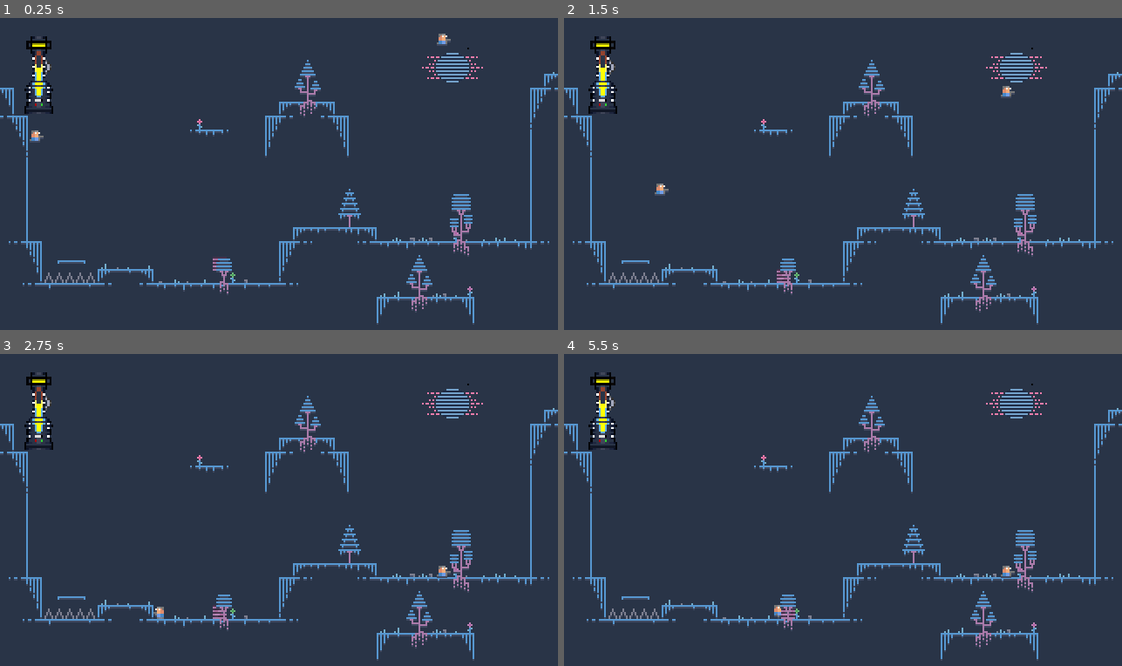
Above: before the commit, frames 1-4 (two rows, left to right).
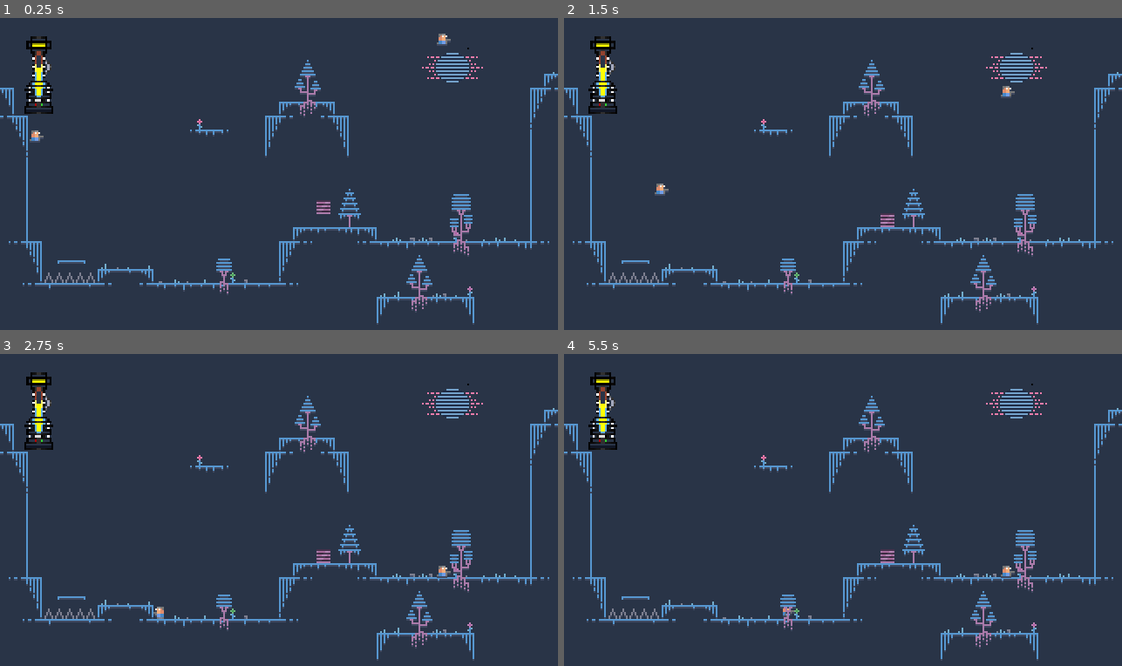
Above: after the commit, the same moments.

Repository: ddorn/gravity
Game: Godot game, scene res://World.tscn
Two runs of this game, one before a commit and one after it. Both use one fixed random seed, a clock stepped at 60 frames per second and the inputs below.
Inputs:
- Up to frame 1 (0.25 s): no input
- Up to frame 2 (1.5 s): hold Right (ui_right) from 0.53 s (still down); tap Up (ui_up) at 0.77 s
- Up to frame 3 (2.75 s): tap Up (ui_up) at 1.52 s; release Right (ui_right) at 2.03 s; hold Left (ui_left) from 2.03 s (still down)
- Up to frame 4 (5.5 s): tap Enter at 2.75 s; release Left (ui_left) at 2.78 s; hold Right (ui_right) 2.78-4.28 s; tap Up (ui_up) at 3.02, 3.77, 4.52 s; hold Left (ui_left) 4.28-5.03 s; hold Right (ui_right) from 5.03 s (still down)

The runs differ from the first frame. In frame 1, 0.4% of the frame differs, in the area x 4-60%, y 5-82%; in frame 2, 0.4%; in frame 3, 0.4%; in frame 4, 0.5%, in the area x 4-60%, y 5-85%.

Commit message:
5 niveau de gravité

Diff:
--- a/Interface/AnimationTree.gd
+++ b/Interface/AnimationTree.gd
@@ -10,7 +10,7 @@
 # Called when the node enters the scene tree for the first time.
 func _ready():
 	self.active=true
-	self['parameters/playback'].start("Mid_grav")
+	self['parameters/playback'].start("LVL3_grav")
 	pass # Replace with function body.
 
 
--- a/Interface/Interface.gd
+++ b/Interface/Interface.gd
@@ -3,9 +3,11 @@
 # Declare member variables here. Examples:
 # var a = 2
 # var b = "text"
-const B_LOW_GRAV = 100
-const B_MID_GRAV = 200
-const B_HIGH_GRAV = 400
+const B_LVL1_grav = 100
+const B_LVL2_grav = 150
+const B_LVL3_grav = 200
+const B_LVL4_grav = 300
+const B_LVL5_grav = 400
 
 onready var animGrav = $HBoxContainer/AnimGrav
 onready var animTreeGrav = $HBoxContainer/AnimTreeGrav
@@ -13,17 +15,22 @@
 # Called when the node enters the scene tree for the first time.
 func _ready():
 	animTreeGrav.active=true
-	animTreeGrav['parameters/playback'].start("Mid_grav")
-	_gravity_con_change(B_MID_GRAV)
+	animTreeGrav['parameters/playback'].start("LVL3_grav")
+	_gravity_con_change(B_LVL1_grav)
 
 func _gravity_con_change(new_gravity):
-	animTreeGrav['parameters/playback'].start("Mid_grav")
-	if new_gravity <= B_LOW_GRAV :
-		animTreeGrav['parameters/playback'].travel("Low_grav")
-	elif new_gravity <= B_MID_GRAV :
-		animTreeGrav['parameters/playback'].travel("Mid_grav")
-	elif new_gravity <= B_HIGH_GRAV :
-		animTreeGrav['parameters/playback'].travel("High_grav")
+	animTreeGrav['parameters/playback'].start("LVL3_grav")
+	if new_gravity <= B_LVL1_grav :
+		animTreeGrav['parameters/playback'].travel("LVL1_grav")
+	elif new_gravity <= B_LVL2_grav :
+		animTreeGrav['parameters/playback'].travel("LVL2_grav")
+	elif new_gravity <= B_LVL3_grav :
+		animTreeGrav['parameters/playback'].travel("LVL3_grav")
+	elif new_gravity <= B_LVL4_grav :
+		animTreeGrav['parameters/playback'].travel("LVL4_grav")
+	elif new_gravity <= B_LVL5_grav :
+		animTreeGrav['parameters/playback'].travel("LVL5_grav")
+	print("new_gravity :", new_gravity);
 
 
 
--- a/Interface/Interface.tscn
+++ b/Interface/Interface.tscn
@@ -1,12 +1,65 @@
-[gd_scene load_steps=19 format=2]
+[gd_scene load_steps=25 format=2]
 
 [ext_resource path="res://Interface/Interface.gd" type="Script" id=1]
 [ext_resource path="res://Interface/Tween.gd" type="Script" id=2]
-[ext_resource path="res://images/Gravitotron3.png" type="Texture" id=3]
+[ext_resource path="res://images/Gravity5.png" type="Texture" id=3]
 [ext_resource path="res://Interface/AnimationTree.gd" type="Script" id=4]
 
 [sub_resource type="Animation" id=1]
-resource_name = "High_grav"
+resource_name = "LVL1_grav"
+tracks/0/type = "value"
+tracks/0/path = NodePath("NinePatchRect/SpriteGrav:frame")
+tracks/0/interp = 1
+tracks/0/loop_wrap = true
+tracks/0/imported = false
+tracks/0/enabled = true
+tracks/0/keys = {
+"times": PoolRealArray( 0 ),
+"transitions": PoolRealArray( 1 ),
+"update": 1,
+"values": [ 0 ]
+}
+tracks/1/type = "value"
+tracks/1/path = NodePath("NinePatchRect:rect_position")
+tracks/1/interp = 1
+tracks/1/loop_wrap = true
+tracks/1/imported = false
+tracks/1/enabled = true
+tracks/1/keys = {
+"times": PoolRealArray( 0 ),
+"transitions": PoolRealArray( 1 ),
+"update": 0,
+"values": [ Vector2( 0, 0 ) ]
+}
+
+[sub_resource type="Animation" id=2]
+resource_name = "LVL2_grav"
+tracks/0/type = "value"
+tracks/0/path = NodePath("NinePatchRect/SpriteGrav:frame")
+tracks/0/interp = 1
+tracks/0/loop_wrap = true
+tracks/0/imported = false
+tracks/0/enabled = true
+tracks/0/keys = {
+"times": PoolRealArray( 0 ),
+"transitions": PoolRealArray( 1 ),
+"update": 1,
+"values": [ 1 ]
+}
+tracks/1/type = "value"
+tracks/1/path = NodePath("NinePatchRect:rect_position")
+tracks/1/interp = 1
+tracks/1/loop_wrap = true
+tracks/1/imported = false
+tracks/1/enabled = true
+tracks/1/keys = {
+"times": PoolRealArray( 0 ),
+"transitions": PoolRealArray( 1 ),
+"update": 0,
+"values": [ Vector2( 0, 0 ) ]
+}
+
+[sub_resource type="Animation" id=3]
 tracks/0/type = "value"
 tracks/0/path = NodePath("NinePatchRect/SpriteGrav:frame")
 tracks/0/interp = 1
@@ -32,98 +85,106 @@
 "values": [ Vector2( 0, 0 ) ]
 }
 
-[sub_resource type="Animation" id=2]
-resource_name = "Low_grav"
-tracks/0/type = "value"
-tracks/0/path = NodePath("NinePatchRect/SpriteGrav:frame")
-tracks/0/interp = 1
-tracks/0/loop_wrap = true
-tracks/0/imported = false
-tracks/0/enabled = true
-tracks/0/keys = {
-"times": PoolRealArray( 0 ),
-"transitions": PoolRealArray( 1 ),
-"update": 1,
-"values": [ 0 ]
-}
-tracks/1/type = "value"
-tracks/1/path = NodePath("NinePatchRect:rect_position")
-tracks/1/interp = 1
-tracks/1/loop_wrap = true
-tracks/1/imported = false
-tracks/1/enabled = true
-tracks/1/keys = {
-"times": PoolRealArray( 0 ),
-"transitions": PoolRealArray( 1 ),
-"update": 0,
-"values": [ Vector2( 0, 0 ) ]
-}
-
-[sub_resource type="Animation" id=3]
-resource_name = "Mid_grav"
-tracks/0/type = "value"
-tracks/0/path = NodePath("NinePatchRect/SpriteGrav:frame")
-tracks/0/interp = 1
-tracks/0/loop_wrap = true
-tracks/0/imported = false
-tracks/0/enabled = true
-tracks/0/keys = {
-"times": PoolRealArray( 0 ),
-"transitions": PoolRealArray( 1 ),
-"update": 1,
-"values": [ 1 ]
-}
-tracks/1/type = "value"
-tracks/1/path = NodePath("NinePatchRect:rect_position")
-tracks/1/interp = 1
-tracks/1/loop_wrap = true
-tracks/1/imported = false
-tracks/1/enabled = true
-tracks/1/keys = {
-"times": PoolRealArray( 0 ),
-"transitions": PoolRealArray( 1 ),
-"update": 0,
-"values": [ Vector2( 0, 0 ) ]
-}
-
-[sub_resource type="AnimationNodeAnimation" id=4]
-animation = "High_grav"
-
-[sub_resource type="AnimationNodeAnimation" id=5]
-animation = "Low_grav"
-
-[sub_resource type="AnimationNodeAnimation" id=6]
-animation = "Mid_grav"
-
-[sub_resource type="AnimationNodeStateMachineTransition" id=7]
-xfade_time = 0.1
-
-[sub_resource type="AnimationNodeStateMachineTransition" id=8]
-xfade_time = 0.1
-
-[sub_resource type="AnimationNodeStateMachineTransition" id=9]
-xfade_time = 0.1
-
-[sub_resource type="AnimationNodeStateMachineTransition" id=10]
-xfade_time = 0.1
-
-[sub_resource type="AnimationNodeStateMachineTransition" id=11]
-xfade_time = 0.1
-
-[sub_resource type="AnimationNodeStateMachineTransition" id=12]
-xfade_time = 0.1
-
-[sub_resource type="AnimationNodeStateMachine" id=13]
-states/High_grav/node = SubResource( 4 )
-states/High_grav/position = Vector2( 349, 151.5 )
-states/Low_grav/node = SubResource( 5 )
-states/Low_grav/position = Vector2( 209, 65.4375 )
-states/Mid_grav/node = SubResource( 6 )
-states/Mid_grav/position = Vector2( 489.5, 65.375 )
-transitions = [ "Low_grav", "Mid_grav", SubResource( 7 ), "Mid_grav", "Low_grav", SubResource( 8 ), "Mid_grav", "High_grav", SubResource( 9 ), "High_grav", "Mid_grav", SubResource( 10 ), "High_grav", "Low_grav", SubResource( 11 ), "Low_grav", "High_grav", SubResource( 12 ) ]
-start_node = "Mid_grav"
-
-[sub_resource type="AnimationNodeStateMachinePlayback" id=14]
+[sub_resource type="Animation" id=4]
+resource_name = "LVL4_grav"
+tracks/0/type = "value"
+tracks/0/path = NodePath("NinePatchRect/SpriteGrav:frame")
+tracks/0/interp = 1
+tracks/0/loop_wrap = true
+tracks/0/imported = false
+tracks/0/enabled = true
+tracks/0/keys = {
+"times": PoolRealArray( 0 ),
+"transitions": PoolRealArray( 1 ),
+"update": 1,
+"values": [ 3 ]
+}
+tracks/1/type = "value"
+tracks/1/path = NodePath("NinePatchRect:rect_position")
+tracks/1/interp = 1
+tracks/1/loop_wrap = true
+tracks/1/imported = false
+tracks/1/enabled = true
+tracks/1/keys = {
+"times": PoolRealArray( 0 ),
+"transitions": PoolRealArray( 1 ),
+"update": 0,
+"values": [ Vector2( 0, 0 ) ]
+}
+
+[sub_resource type="Animation" id=5]
+resource_name = "LVL5_grav"
+tracks/0/type = "value"
+tracks/0/path = NodePath("NinePatchRect/SpriteGrav:frame")
+tracks/0/interp = 1
+tracks/0/loop_wrap = true
+tracks/0/imported = false
+tracks/0/enabled = true
+tracks/0/keys = {
+"times": PoolRealArray( 0 ),
+"transitions": PoolRealArray( 1 ),
+"update": 1,
+"values": [ 4 ]
+}
+tracks/1/type = "value"
+tracks/1/path = NodePath("NinePatchRect:rect_position")
+tracks/1/interp = 1
+tracks/1/loop_wrap = true
+tracks/1/imported = false
+tracks/1/enabled = true
+tracks/1/keys = {
+"times": PoolRealArray( 0 ),
+"transitions": PoolRealArray( 1 ),
+"update": 0,
+"values": [ Vector2( 0, 0 ) ]
+}
+
+[sub_resource type="AnimationNodeAnimation" id=26]
+animation = "LVL1_grav"
+
+[sub_resource type="AnimationNodeAnimation" id=21]
+animation = "LVL2_grav"
+
+[sub_resource type="AnimationNodeAnimation" id=8]
+animation = "LVL3_grav"
+
+[sub_resource type="AnimationNodeAnimation" id=9]
+animation = "LVL4_grav"
+
+[sub_resource type="AnimationNodeAnimation" id=10]
+animation = "LVL5_grav"
+
+[sub_resource type="AnimationNodeStateMachineTransition" id=15]
+
+[sub_resource type="AnimationNodeStateMachineTransition" id=16]
+
+[sub_resource type="AnimationNodeStateMachineTransition" id=17]
+
+[sub_resource type="AnimationNodeStateMachineTransition" id=18]
+
+[sub_resource type="AnimationNodeStateMachineTransition" id=24]
+
+[sub_resource type="AnimationNodeStateMachineTransition" id=25]
+
+[sub_resource type="AnimationNodeStateMachineTransition" id=27]
+
+[sub_resource type="AnimationNodeStateMachineTransition" id=28]
+
+[sub_resource type="AnimationNodeStateMachine" id=19]
+states/LVL1_grav/node = SubResource( 26 )
+states/LVL1_grav/position = Vector2( 206, 65.8359 )
+states/LVL2_grav/node = SubResource( 21 )
+states/LVL2_grav/position = Vector2( 423, 65.7031 )
+states/LVL3_grav/node = SubResource( 8 )
+states/LVL3_grav/position = Vector2( 638, 65.2881 )
+states/LVL4_grav/node = SubResource( 9 )
+states/LVL4_grav/position = Vector2( 845, 65.2881 )
+states/LVL5_grav/node = SubResource( 10 )
+states/LVL5_grav/position = Vector2( 1046, 65.9688 )
+transitions = [ "LVL3_grav", "LVL4_grav", SubResource( 15 ), "LVL4_grav", "LVL3_grav", SubResource( 16 ), "LVL4_grav", "LVL5_grav", SubResource( 17 ), "LVL5_grav", "LVL4_grav", SubResource( 18 ), "LVL2_grav", "LVL3_grav", SubResource( 24 ), "LVL3_grav", "LVL2_grav", SubResource( 25 ), "LVL1_grav", "LVL2_grav", SubResource( 27 ), "LVL2_grav", "LVL1_grav", SubResource( 28 ) ]
+start_node = "LVL3_grav"
+
+[sub_resource type="AnimationNodeStateMachinePlayback" id=20]
 
 [node name="Interface" type="Control"]
 margin_right = 40.0
@@ -147,18 +208,21 @@
 position = Vector2( 22.2724, 31.0736 )
 scale = Vector2( 0.6, 0.6 )
 texture = ExtResource( 3 )
-hframes = 3
+hframes = 5
+frame = 2
 
 [node name="AnimGrav" type="AnimationPlayer" parent="HBoxContainer"]
-anims/High_grav = SubResource( 1 )
-anims/Low_grav = SubResource( 2 )
-anims/Mid_grav = SubResource( 3 )
+anims/LVL1_grav = SubResource( 1 )
+anims/LVL2_grav = SubResource( 2 )
+anims/LVL3_grav = SubResource( 3 )
+anims/LVL4_grav = SubResource( 4 )
+anims/LVL5_grav = SubResource( 5 )
 
 [node name="AnimTreeGrav" type="AnimationTree" parent="HBoxContainer"]
-tree_root = SubResource( 13 )
+tree_root = SubResource( 19 )
 anim_player = NodePath("../AnimGrav")
 active = true
-parameters/playback = SubResource( 14 )
+parameters/playback = SubResource( 20 )
 script = ExtResource( 4 )
 
 [node name="Tween" type="Tween" parent="."]
--- a/World.tscn
+++ b/World.tscn
@@ -666,5 +666,5 @@
 curve = SubResource( 40 )
 
 [node name="Box" parent="." instance=ExtResource( 9 )]
-position = Vector2( 126.218, 134.367 )
+position = Vector2( 185.698, 101.923 )
 [connection signal="new_grav" from="Player" to="Interface" method="_on_Player_new_grav"]
Not shown, added: Sounds/Wind.wav.import
Not shown, added: Sounds/Wood_board_breaking.wav.import
Binary file removed: images/Gravitotron3.png
Binary file added: images/Gravity5.png
Not shown, added: images/Gravity5.png.import
Not shown, changed: .DS_Store
